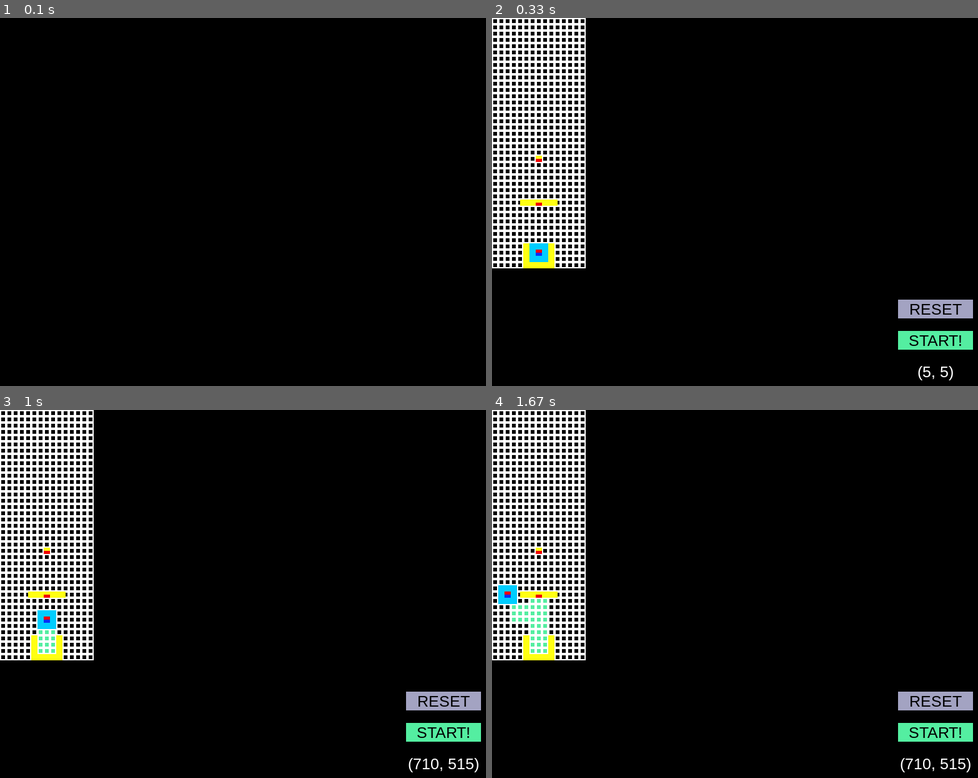
Above: before the commit, frames 1-4 (two rows, left to right).
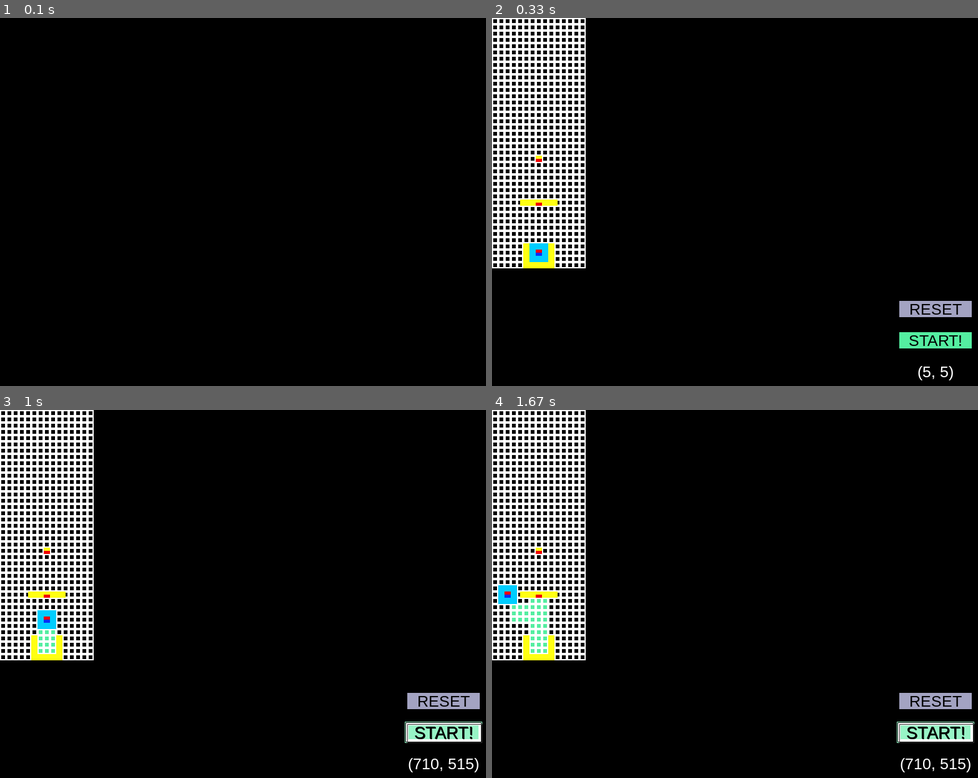
Above: after the commit, the same moments.

Repository: SC2079-MDP-Group-31/MDP-Algo
Game: pygame game, started from test.py
The game is run twice, just before and just after one commit, with the same random seed, the same clock (stepped at 60 frames per second) and the same inputs.
Inputs:
- Up to frame 1 (0.1 s): no input
- Up to frame 2 (0.33 s): no input
- Up to frame 3 (1 s): click "START!" at 0.43 s
- Up to frame 4 (1.67 s): no input

Frame 1 is identical in both runs. In frame 2, 0.3% of the frame differs, in the area x 83-99%, y 76-91%; in frame 3, 0.9%, in the area x 83-100%, y 76-91%; in frame 4, 0.9%.

Commit message:
Hover effect

Diff:
--- a/TaskTwoSimulation.py
+++ b/TaskTwoSimulation.py
@@ -22,21 +22,78 @@
         self.obstacles = []
         self.currentPos = (0, 0, Direction.TOP)
 
+        # Add hover effect state management
+        self.hovered_button = None
+        self.last_mouse_pos = (0, 0)
+        self.hover_animation_time = 0
+        self.last_click_time = 0
+        self.click_delay = 300  # Minimum delay between clicks (ms)
+
         pygame.mouse.set_visible(1)
-        pygame.display.set_caption("Vroom Vroom Simulation")
+        pygame.display.set_caption("Vroom Vroom Simulation - Enhanced")
         self.screen.fill(constants.BLACK)
 
     def reset(self, bot):
         """Reset the simulation to initial state."""
+        print("Resetting Task 2 simulation...")
         self.screen.fill(constants.BLACK)
-        current_pos = bot.get_current_pos()
-        self.currentPos = (
-            (constants.GRID_LENGTH - constants.GRID_CELL_LENGTH - current_pos.x) // 10,
-            current_pos.y // 10,
-            current_pos.direction,
-        )
-        self.bot.set_position_task2(self.currentPos[0], self.currentPos[1], self.currentPos[2])
-        self.bot.hamiltonian.commands.clear()
+
+        # Set robot to proper starting position (bottom-left area of Task 2 grid)
+        # Task 2 grid is 400x150, so 40x15 cells - start near bottom-left
+        start_world_x = 370  # World units from left
+        start_world_y = 70  # World units from bottom
+        start_direction = Direction.TOP
+
+        print(f"Resetting robot to world position: ({start_world_x}, {start_world_y})")
+
+        # Convert to display coordinates for current position tracking
+        start_grid_x = start_world_x // 10  # Convert to grid cells (37)
+        start_grid_y = start_world_y // 10  # Convert to grid cells (7)
+
+        print(f"Resetting robot to grid position: ({start_grid_x}, {start_grid_y})")
+
+        # Set the display position
+        self.currentPos = (start_grid_x, start_grid_y, start_direction)
+
+        # Set the bot's actual position using Task 2 method
+        self.bot.set_position_task2(start_grid_x, start_grid_y, start_direction)
+
+        # Clear any existing commands
+        if hasattr(self.bot, 'hamiltonian') and hasattr(self.bot.hamiltonian, 'commands'):
+            self.bot.hamiltonian.commands.clear()
+            print("Cleared command queue")
+
+        print(f"Task 2 reset complete - Position: {self.currentPos}")
+
+    def _get_hover_color(self, base_color, hover_intensity=0.3):
+        """Generate a lighter version of a color for hover effects"""
+        return tuple(min(255, int(c + (255 - c) * hover_intensity)) for c in base_color)
+
+    def _draw_glow_effect(self, rect, color, intensity=2):
+        """Create a glowing border effect around a rectangle"""
+        for i in range(intensity):
+            glow_rect = pygame.Rect(rect.x - i * 2, rect.y - i * 2,
+                                    rect.width + i * 4, rect.height + i * 4)
+            pygame.draw.rect(self.screen, color, glow_rect, max(1, 2 - i))
+
+    def _check_button_hover(self, mouse_x, mouse_y):
+        """Check which button is being hovered over"""
+        button_width = constants.BUTTON_LENGTH
+        button_height = constants.BUTTON_WIDTH
+        button_x = 650
+
+        # Define button areas
+        buttons = [
+            ("start", button_x, 500),
+            ("reset", button_x, 450),
+            ("coordinates", button_x, 550)
+        ]
+
+        for button_name, x, y in buttons:
+            if (x <= mouse_x <= x + button_width and y <= mouse_y <= y + button_height):
+                return button_name
+
+        return None
 
     def _draw_cell(self, x, y, cell_size, color, border_width=2):
         """Draw a single cell at the specified grid position."""
@@ -94,15 +151,62 @@
                 rect = pygame.Rect(y, x, cell_size, cell_size)
                 pygame.draw.rect(self.screen, constants.WHITE, rect, 2)
 
-    def drawButtons(self, x_pos, y_pos, bg_color, text, text_color, length, width):
-        """Draw UI buttons."""
-        button = pygame.Rect(x_pos, y_pos, length, width)
-        pygame.draw.rect(self.screen, bg_color, button)
-
-        text_surface = self.font.render(text, True, text_color)
+    def drawEnhancedButtons(self, x_pos, y_pos, bg_color, text, text_color, length, width,
+                            is_hovered=False, button_type="normal"):
+        """Draw UI buttons with hover effects."""
+        # Determine button appearance based on hover state
+        if is_hovered:
+            # Enhanced hover colors
+            if button_type == "start":
+                hover_bg = self._get_hover_color(bg_color, 0.4)
+                border_color = constants.WHITE
+            elif button_type == "reset":
+                hover_bg = self._get_hover_color(bg_color, 0.3)
+                border_color = constants.WHITE
+            else:
+                hover_bg = self._get_hover_color(bg_color, 0.2)
+                border_color = constants.YELLOW
+        else:
+            hover_bg = bg_color
+            border_color = constants.BLACK
+
+        button_rect = pygame.Rect(x_pos, y_pos, length, width)
+
+        # Add glow effect for hovered buttons
+        if is_hovered:
+            self._draw_glow_effect(button_rect, hover_bg)
+
+        # Draw main button
+        pygame.draw.rect(self.screen, hover_bg, button_rect)
+
+        # Enhanced border
+        border_width = 4 if is_hovered else 2
+        pygame.draw.rect(self.screen, border_color, button_rect, border_width)
+
+        # Add subtle shadow effect
+        if is_hovered:
+            shadow_rect = pygame.Rect(x_pos + 2, y_pos + 2, length, width)
+            pygame.draw.rect(self.screen, (50, 50, 50), shadow_rect, 1)
+
+        # Enhanced text rendering
+        font_to_use = self.font
+        if is_hovered and button_type in ["start", "reset"]:
+            # Make text slightly larger on hover for interactive buttons
+            font_to_use = pygame.font.SysFont("Arial", 27)
+
+        text_surface = font_to_use.render(text, True, text_color)
         text_rect = text_surface.get_rect(
-            center=(button.x + (length // 2), button.y + (width // 2))
+            center=(x_pos + (length // 2), y_pos + (width // 2))
         )
+
+        # Add text shadow for better readability on hover
+        if is_hovered:
+            shadow_surface = font_to_use.render(text, True, (0, 0, 0))
+            shadow_rect = text_rect.copy()
+            shadow_rect.x += 1
+            shadow_rect.y += 1
+            self.screen.blit(shadow_surface, shadow_rect)
+
         self.screen.blit(text_surface, text_rect)
 
     def _draw_wall_section(self, x, y, x_length, y_length, size, color):
@@ -121,7 +225,7 @@
         # Draw obstacles
         for i, obstacle in enumerate(obstacles[:2]):  # Only handle first 2 obstacles
             y = (constants.TASK2_LENGTH - (
-                        constants.GRID_CELL_LENGTH * 5 + obstacle.position.y)) // constants.GRID_CELL_LENGTH
+                    constants.GRID_CELL_LENGTH * 5 + obstacle.position.y)) // constants.GRID_CELL_LENGTH
             x = obstacle.position.x // constants.GRID_CELL_LENGTH
 
             self._draw_cell(y, x, size, constants.YELLOW)
@@ -135,7 +239,7 @@
         if len(obstacles) >= 2:
             obstacle = obstacles[0]  # Use first obstacle for wall positioning
             y = (constants.TASK2_LENGTH - (
-                        constants.GRID_CELL_LENGTH * 5 + obstacle.position.y)) // constants.GRID_CELL_LENGTH
+                    constants.GRID_CELL_LENGTH * 5 + obstacle.position.y)) // constants.GRID_CELL_LENGTH
             x = obstacle.position.x // constants.GRID_CELL_LENGTH
 
             # Draw various wall sections
@@ -155,7 +259,7 @@
         for x, y in check_positions:
             for obstacle in self.obstacles:
                 obstacle_y = (
-                                         constants.TASK2_LENGTH - constants.GRID_CELL_LENGTH * 5 - obstacle.position.y) // constants.GRID_CELL_LENGTH
+                                     constants.TASK2_LENGTH - constants.GRID_CELL_LENGTH * 5 - obstacle.position.y) // constants.GRID_CELL_LENGTH
                 obstacle_x = obstacle.position.x // constants.GRID_CELL_LENGTH
                 if x == obstacle_y and y == obstacle_x:
                     print("COLLISION!")
@@ -347,18 +451,38 @@
         return self._execute_diagonal_move('southwest', cell_size)
 
     def draw(self, x, y):
-        """Draw UI elements."""
-        # Start button
-        self.drawButtons(650, 500, constants.GREEN, "START!", constants.BLACK,
-                         constants.BUTTON_LENGTH, constants.BUTTON_WIDTH)
-
-        # Current cursor coordinates
-        self.drawButtons(650, 550, constants.BLACK, f"({x}, {y})", constants.WHITE,
-                         constants.BUTTON_LENGTH, constants.BUTTON_WIDTH)
-
-        # Reset button
-        self.drawButtons(650, 450, constants.GREY, "RESET", constants.BLACK,
-                         constants.BUTTON_LENGTH, constants.BUTTON_WIDTH)
+        """Draw UI elements with enhanced hover effects."""
+        # Update hover state
+        self.hovered_button = self._check_button_hover(x, y)
+        self.hover_animation_time = pygame.time.get_ticks() / 1000.0
+
+        # Enhanced Start button with hover
+        is_start_hovered = (self.hovered_button == "start")
+        start_color = constants.GREEN
+        if is_start_hovered:
+            # Add pulsing effect
+            import math
+            pulse = abs(math.sin(self.hover_animation_time * 3)) * 0.2 + 0.8
+            start_color = tuple(int(c * pulse) for c in constants.GREEN)
+
+        self.drawEnhancedButtons(650, 500, start_color, "START!", constants.BLACK,
+                                 constants.BUTTON_LENGTH, constants.BUTTON_WIDTH,
+                                 is_start_hovered, "start")
+
+        # Enhanced coordinates display with hover
+        is_coord_hovered = (self.hovered_button == "coordinates")
+        coord_bg = constants.DARK_GRAY if is_coord_hovered else constants.BLACK
+        coord_text = constants.YELLOW if is_coord_hovered else constants.WHITE
+
+        self.drawEnhancedButtons(650, 550, coord_bg, f"({x}, {y})", coord_text,
+                                 constants.BUTTON_LENGTH, constants.BUTTON_WIDTH,
+                                 is_coord_hovered, "coordinates")
+
+        # Enhanced Reset button with hover
+        is_reset_hovered = (self.hovered_button == "reset")
+        self.drawEnhancedButtons(650, 450, constants.GREY, "RESET", constants.BLACK,
+                                 constants.BUTTON_LENGTH, constants.BUTTON_WIDTH,
+                                 is_reset_hovered, "reset")
 
         # Draw obstacles
         self.drawObstacles(self.obstacles, constants.RED)
@@ -630,6 +754,10 @@
         while True:
             self.updatingTask2Display()
             x, y = pygame.mouse.get_pos()
+
+            # Store last mouse position for animations
+            self.last_mouse_pos = (x, y)
+
             self.draw(x, y)
 
             for event in pygame.event.get():
@@ -648,7 +776,15 @@
             pygame.display.update()
 
     def _handle_mouse_clicks(self, x, y, bot):
-        """Handle mouse click events."""
+        """Handle mouse click events with click delay protection."""
+        current_time = pygame.time.get_ticks()
+
+        # Prevent rapid clicking
+        if current_time - self.last_click_time < self.click_delay:
+            return
+
+        self.last_click_time = current_time
+
         button_bounds = (650, 650 + constants.BUTTON_LENGTH)
 
         if button_bounds[0] < x < button_bounds[1]:
@@ -656,4 +792,5 @@
                 print("START BUTTON IS CLICKED!!! I REPEAT, START BUTTON IS CLICKED!!!")
                 self.task2Algo(self.direction)
             elif 450 < y < 450 + constants.BUTTON_WIDTH:
+                print("RESET BUTTON CLICKED!")
                 self.reset(bot)
